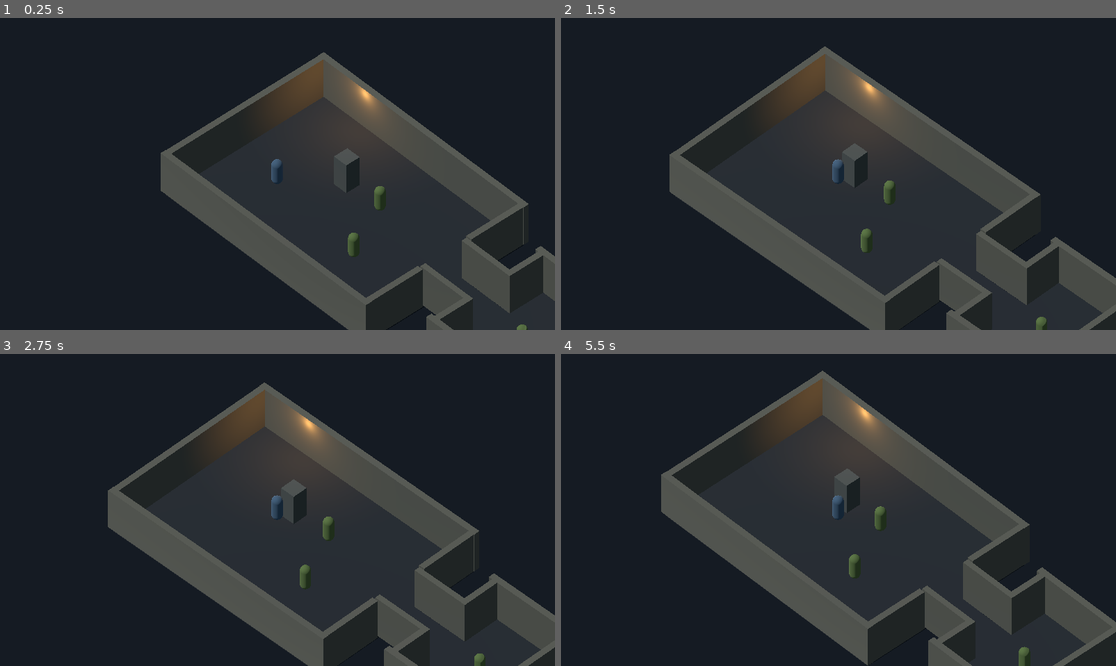
Above: before the commit, frames 1-4 (two rows, left to right).
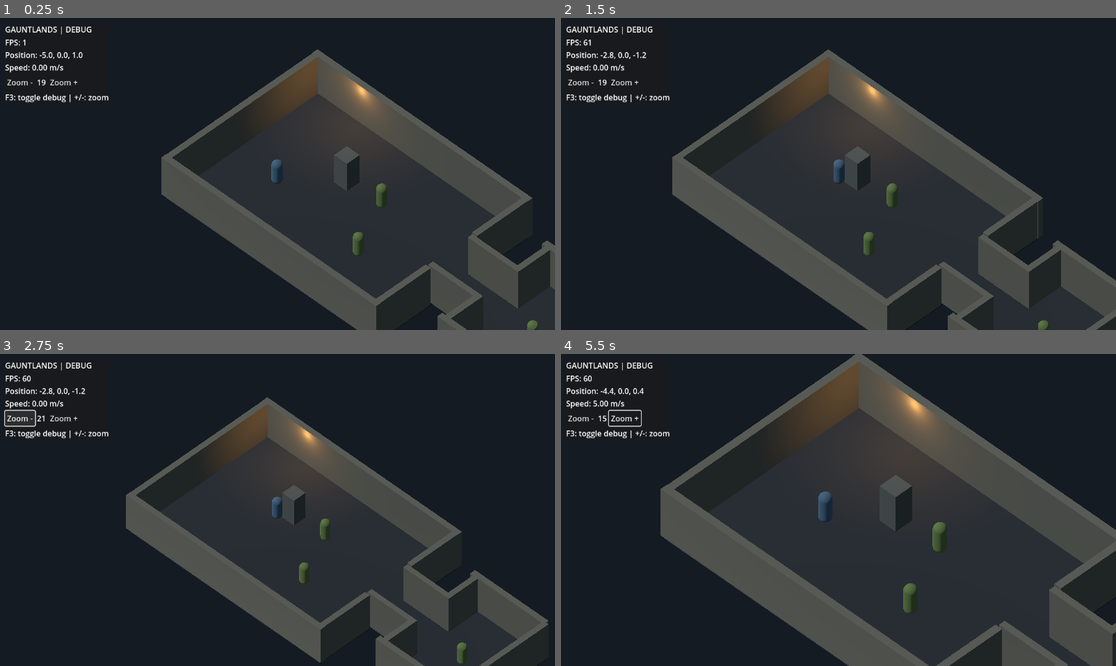
Above: after the commit, the same moments.

Repository: Jonty303/Project-Gauntlands
Game: Godot game, scene res://scenes/experiment_25d.tscn
Two runs of this game, one before a commit and one after it. Both use one fixed random seed, a clock stepped at 60 frames per second and the inputs below. This scene is started directly instead of the project's main scene.
Inputs (mouse positions are in pixels of both pictures, inside the frame that each line leads up to):
- Up to frame 1 (0.25 s): no input
- Up to frame 2 (1.5 s): tap Enter (ui_accept) at 0.5, 0.77 s; move the mouse to (960, 158) at 0.52 s; hold D (move_right) 0.53-1.25 s; hold Space (attack) 0.53-1.25 s; click (960, 158) at 0.67 s; drag from (727, 189) to (810, 236) at 1.27 s
- Up to frame 3 (2.75 s): click (22, 419) at 2 s, where only the run after the commit has a clickable "Zoom -"
- Up to frame 4 (5.5 s): click (627, 419) at 2.75 s, where only the run after the commit has a clickable "Zoom +"; tap Enter (ui_accept) at 3.5, 5.27 s; move the mouse to (894, 441) at 3.52 s; hold D (move_right) 3.53-4.25 s; tap Q (target_previous) at 3.6 s; drag from (810, 572) to (672, 463) at 4.27 s; move the mouse to (1005, 556) at 5.02 s; hold A (move_left) from 5.03 s (still down); hold Space (attack) from 5.03 s (still down)

The runs differ from the first frame. In frame 1, 5.6% of the frame differs, in the area x 0-100%, y 2-100%; in frame 2, 4.3%; in frame 3, 12%; in frame 4, 23%, in the area x 0-100%, y 0-100%.

Commit message:
Stabilize isometric camera orientation and attach debug overlay

Diff:
--- a/scripts/experiment_25d.gd
+++ b/scripts/experiment_25d.gd
@@ -1,6 +1,7 @@
 extends Node3D
 ## Isolated 3D architecture test. Existing 2D scenes and combat remain untouched.
 const SPEED := 5.0
+const DEBUG_OVERLAY = preload("res://scripts/debug_overlay_25d.gd")
 const WALL_HEIGHT := 3.1
 var hero: CharacterBody3D
 var camera: Camera3D
@@ -33,6 +34,13 @@
     camera.size = 19.0
     camera.current = true
     add_child(camera)
+    camera.position = hero.global_position + Vector3(12,17,12)
+    camera.look_at(hero.global_position + Vector3(0,0.7,0), Vector3.UP)
+    var overlay := CanvasLayer.new()
+    overlay.name = "DeveloperOverlay"
+    overlay.set_script(DEBUG_OVERLAY)
+    overlay.call("configure", camera, hero)
+    add_child(overlay)
     var sun := DirectionalLight3D.new()
     sun.rotation_degrees = Vector3(-55,-35,0)
     sun.light_energy = 0.5
@@ -68,7 +76,6 @@
     hero.move_and_slide()
     var target := hero.global_position + Vector3(12,17,12)
     camera.global_position = camera.global_position.lerp(target, minf(1.0,delta*7.0))
-    camera.look_at(hero.global_position + Vector3(0,0.7,0), Vector3.UP)
 
 func _make_box(label: String, location: Vector3, size: Vector3, tint: Color, solid: bool = true) -> void:
     var body := StaticBody3D.new()
